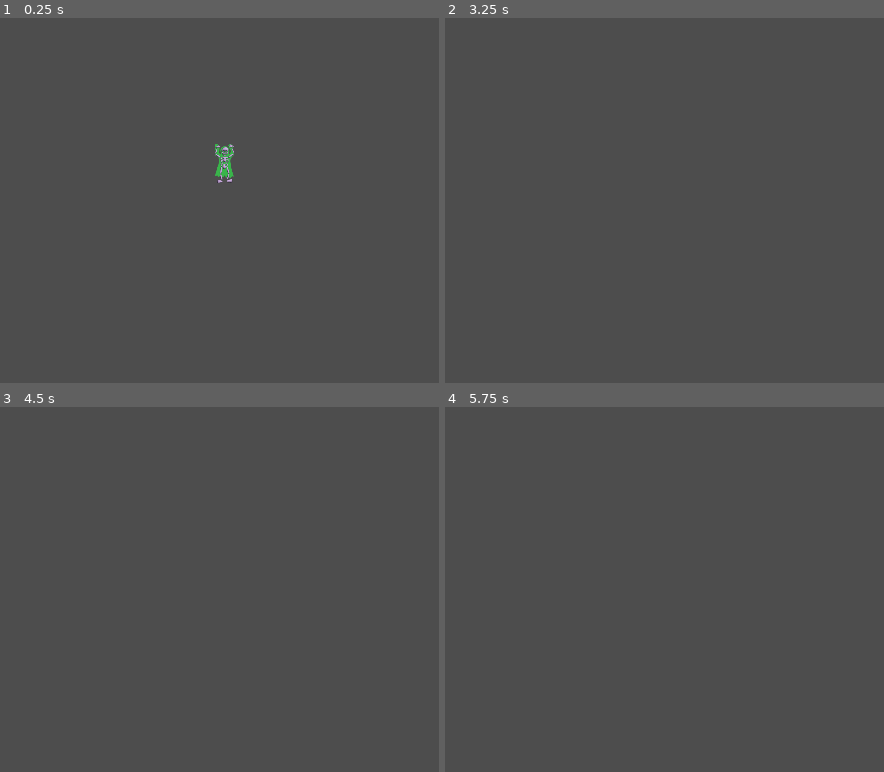
Above: before the commit, frames 1-4 (two rows, left to right).
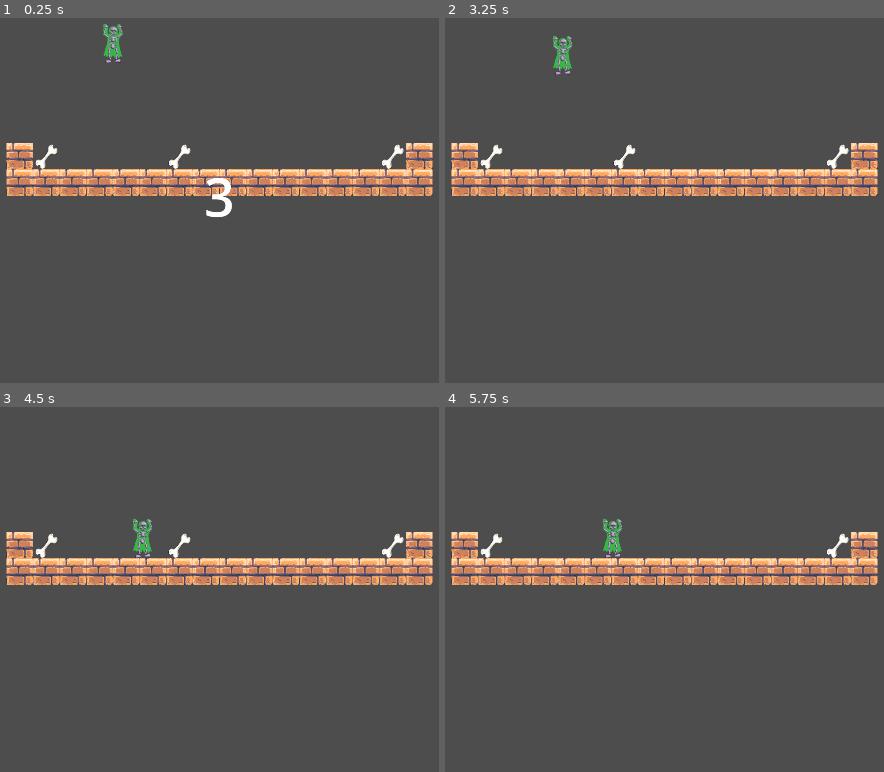
Above: after the commit, the same moments.

Repository: Drew-Wagner/Spectros
Game: Godot game, scene res://scenes/game.tscn
Same seed, same stepped clock (60 frames per second), same inputs: the game is played once before the commit and once after it.
Inputs:
- Up to frame 1 (0.25 s): no input
- Up to frame 2 (3.25 s): tap Space (toggle) at 0.6, 1.35, 2, 2.1, 2.85 s; tap Enter at 1.25, 2.75 s
- Up to frame 3 (4.5 s): tap Space (toggle) at 3.6, 4.35 s
- Up to frame 4 (5.75 s): tap Space (toggle) at 5.1 s

The runs differ from the first frame. In frame 1, 8.8% of the frame differs, in the area x 1-99%, y 1-55%; in frame 2, 8.4%; in frame 3, 8.4%; in frame 4, 8.3%.

Commit message:
template

Diff:
--- a/scenes/game.tscn
+++ b/scenes/game.tscn
@@ -1,20 +1,19 @@
-[gd_scene load_steps=6 format=3 uid="uid://c252nehiumnb3"]
+[gd_scene load_steps=6 format=3 uid="uid://4usjiwbxajd8"]
 
 [ext_resource type="Script" path="res://scripts/game_manager.gd" id="1_rnd3o"]
-[ext_resource type="PackedScene" uid="uid://cv0l7e2lhe25l" path="res://scenes/levels/template_level.tscn" id="1_uj55n"]
-[ext_resource type="AudioStream" uid="uid://dpyfvsbxiaojl" path="res://sounds/LEVIER_GJ_FOL_Lever_Off.wav" id="3_o2w25"]
-[ext_resource type="AudioStream" uid="uid://b8sggwwgih27g" path="res://sounds/LEVIER_GJ_FOL_Lever_On.wav" id="4_5x8y0"]
+[ext_resource type="PackedScene" uid="uid://cv0l7e2lhe25l" path="res://scenes/levels/template.tscn" id="2_etr2t"]
+[ext_resource type="AudioStream" uid="uid://bofpqflybv72u" path="res://sounds/LEVIER_GJ_FOL_Lever_Off.wav" id="3_o2w25"]
+[ext_resource type="AudioStream" uid="uid://1tc4ak1mjpo1" path="res://sounds/LEVIER_GJ_FOL_Lever_On.wav" id="4_5x8y0"]
 [ext_resource type="PackedScene" uid="uid://bxhcsdlxckv2k" path="res://scenes/main_character.tscn" id="5_iqaxe"]
 
 [node name="game" type="Node2D"]
 script = ExtResource("1_rnd3o")
-levels = Array[PackedScene]([ExtResource("1_uj55n")])
+levels = Array[PackedScene]([ExtResource("2_etr2t")])
 toggle_sounds = Array[AudioStream]([ExtResource("3_o2w25"), ExtResource("4_5x8y0")])
 
 [node name="Camera2D" type="Camera2D" parent="."]
 
 [node name="MainCharacter" parent="." instance=ExtResource("5_iqaxe")]
-position = Vector2(0, -64)
 velocity = Vector2(32, 0)
 moveSpeed = 48.0
 
--- a/scenes/levels/base_level.gd
+++ /dev/null
@@ -1,11 +0,0 @@
-extends Node2D
-
-
-# Called when the node enters the scene tree for the first time.
-func _ready():
-	pass # Replace with function body.
-
-
-# Called every frame. 'delta' is the elapsed time since the previous frame.
-func _process(delta):
-	pass
--- /dev/null
+++ b/scenes/levels/template.tscn
@@ -0,0 +1,31 @@
+[gd_scene load_steps=4 format=3 uid="uid://cv0l7e2lhe25l"]
+
+[ext_resource type="Script" path="res://scripts/base_level.gd" id="1_ng8v4"]
+[ext_resource type="TileSet" uid="uid://8jd3eqwvtp76" path="res://tilesets/tileset.tres" id="1_u4pm0"]
+[ext_resource type="PackedScene" uid="uid://hnygefrtotfx" path="res://scenes/elements/bone.tscn" id="4_l4dle"]
+
+[node name="Level" type="Node2D"]
+script = ExtResource("1_ng8v4")
+
+[node name="StaticEnvironment" type="TileMap" parent="."]
+position = Vector2(0, -1)
+tile_set = ExtResource("1_u4pm0")
+format = 2
+layer_0/tile_data = PackedInt32Array(-65536, 393216, 4, -65535, 393216, 4, -65534, 393216, 4, -1, 393216, 4, -2, 393216, 4, -3, 393216, 4, -4, 393216, 4, -65533, 393216, 4, -65532, 393216, 4, -65531, 393216, 4, -65530, 393216, 4, -5, 393216, 4, -6, 393216, 4, -7, 393216, 4, -8, 393216, 4, -65544, 393216, 4, -65529, 393216, 4, -131065, 393216, 4)
+
+[node name="DynamicEnvironment" type="Node" parent="."]
+
+[node name="Bones" type="Node" parent="."]
+
+[node name="Bone" parent="Bones" instance=ExtResource("4_l4dle")]
+position = Vector2(-96, -96)
+
+[node name="Bone2" parent="Bones" instance=ExtResource("4_l4dle")]
+position = Vector2(416, -96)
+
+[node name="Bone3" parent="Bones" instance=ExtResource("4_l4dle")]
+position = Vector2(-416, -96)
+
+[node name="SpawnPoint" type="Marker2D" parent="."]
+unique_name_in_owner = true
+position = Vector2(-256, -320)
--- a/scenes/levels/template_level.tscn
+++ /dev/null
@@ -1,58 +0,0 @@
-[gd_scene load_steps=5 format=3 uid="uid://cv0l7e2lhe25l"]
-
-[ext_resource type="Script" path="res://scenes/levels/base_level.gd" id="1_ng8v4"]
-[ext_resource type="TileSet" uid="uid://8jd3eqwvtp76" path="res://tilesets/tileset.tres" id="1_u4pm0"]
-[ext_resource type="PackedScene" uid="uid://dokw05n2dslui" path="res://scenes/elements/toggleable_spikes.tscn" id="3_a5xas"]
-[ext_resource type="PackedScene" uid="uid://hnygefrtotfx" path="res://scenes/elements/bone.tscn" id="4_l4dle"]
-
-[node name="Level" type="Node2D"]
-script = ExtResource("1_ng8v4")
-
-[node name="TileMap" type="TileMap" parent="."]
-position = Vector2(0, -1)
-tile_set = ExtResource("1_u4pm0")
-format = 2
-layer_0/tile_data = PackedInt32Array(-65536, 393216, 4, -65535, 393216, 4, -65534, 393216, 4, -1, 393216, 4, -2, 393216, 4, -3, 393216, 4, -4, 393216, 4, -65533, 393216, 4, -65532, 393216, 4, -65531, 393216, 4, -65530, 393216, 4, -5, 393216, 4, -6, 393216, 4, -7, 393216, 4, -8, 393216, 4, -65544, 393216, 4, -65529, 393216, 4, -131065, 393216, 4)
-
-[node name="Spikes" type="Node" parent="."]
-
-[node name="ToggleableSpikes" parent="Spikes" instance=ExtResource("3_a5xas")]
-position = Vector2(-416, -96)
-is_on = true
-
-[node name="ToggleableSpikes2" parent="Spikes" instance=ExtResource("3_a5xas")]
-position = Vector2(-288, -96)
-
-[node name="ToggleableSpikes3" parent="Spikes" instance=ExtResource("3_a5xas")]
-position = Vector2(-160, -96)
-is_on = true
-
-[node name="ToggleableSpikes4" parent="Spikes" instance=ExtResource("3_a5xas")]
-position = Vector2(-32, -96)
-
-[node name="ToggleableSpikes5" parent="Spikes" instance=ExtResource("3_a5xas")]
-position = Vector2(96, -96)
-is_on = true
-
-[node name="ToggleableSpikes6" parent="Spikes" instance=ExtResource("3_a5xas")]
-position = Vector2(224, -96)
-
-[node name="ToggleableSpikes7" parent="Spikes" instance=ExtResource("3_a5xas")]
-position = Vector2(352, -96)
-is_on = true
-
-[node name="Bones" type="Node" parent="."]
-
-[node name="Bone" parent="Bones" instance=ExtResource("4_l4dle")]
-position = Vector2(-96, -96)
-
-[node name="Bone2" parent="Bones" instance=ExtResource("4_l4dle")]
-position = Vector2(416, -96)
-
-[node name="Bone3" parent="Bones" instance=ExtResource("4_l4dle")]
-position = Vector2(-416, -96)
-
-[node name="MainCharacter" parent="." instance=ExtResource("1_oce52")]
-position = Vector2(0, -64)
-velocity = Vector2(32, 0)
-moveSpeed = 48.0
--- /dev/null
+++ b/scripts/base_level.gd
@@ -0,0 +1,16 @@
+class_name BaseLevel
+extends Node2D
+
+signal completed()
+
+var spawn_point: Vector2:
+	get:
+		if %SpawnPoint:
+
+			return %SpawnPoint.global_position
+
+		return Vector2.ZERO
+
+# Called every frame. 'delta' is the elapsed time since the previous frame.
+func _process(delta):
+	pass
--- a/scripts/game_manager.gd
+++ b/scripts/game_manager.gd
@@ -3,7 +3,7 @@
 @export var levels: Array[PackedScene]
 @export var level_index: int = 0
 
-var level: Node2D
+var level: BaseLevel
 
 @onready var count_down: Label = %CountDown
 
@@ -26,10 +26,9 @@
 		level.queue_free()
 
 	# Spawn in level
-	level = levels[level_index].instantiate()
+	level = levels[level_index].instantiate() as BaseLevel
 	add_child(level)
 
-	spawn_location = level.get_node("%PlayerSpawn").global_position
 	respawn()
 	# Countdown
 	pause()
@@ -63,7 +62,7 @@
 
 func respawn():
 	# Spawn in character
-	mainCharacter.set_deferred("global_position", spawn_location)
+	mainCharacter.set_deferred("global_position", level.spawn_point)
 
 func pause():
 	propagate_call("set_physics_process", [false])
